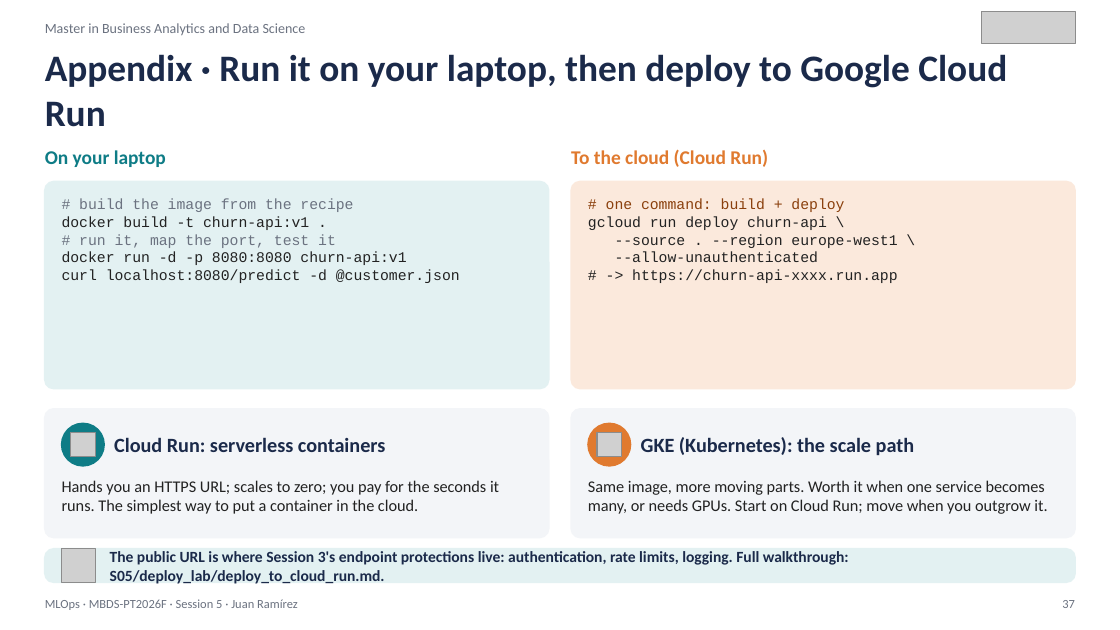
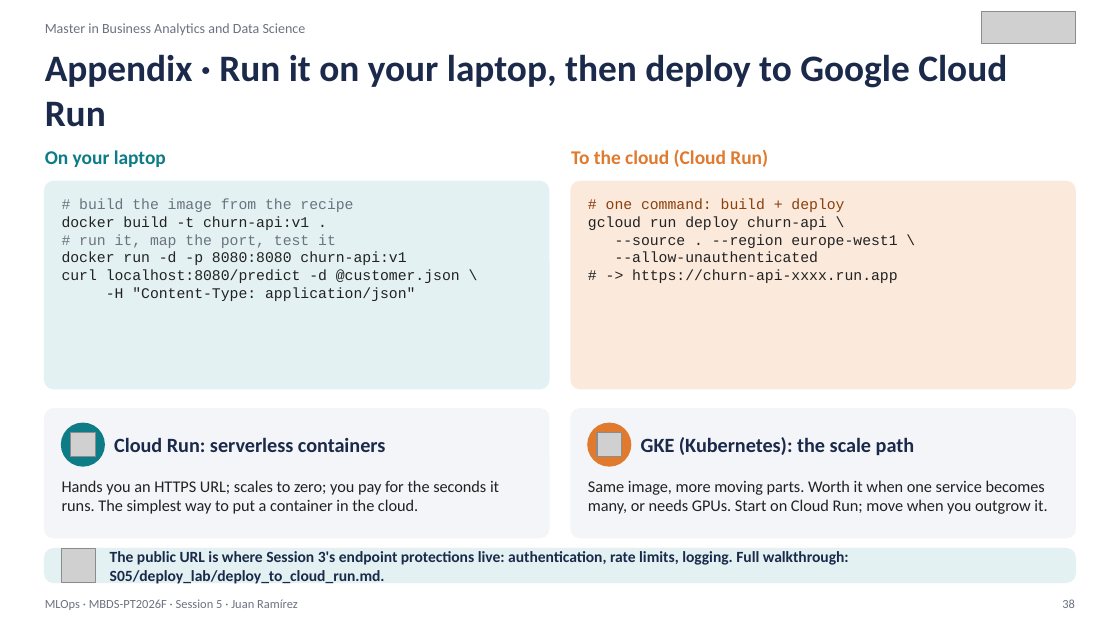
Before and after one commit to juanmaramirezgarcia/mlops-2026-27, a slide deck: slide 38 of 2026-27/S05/MLOps_S05_CICD_Deployment_Strategies.pptx (slide 37 before the commit). Drawn at 1120x630 pixels with LibreOffice and Linux fonts; fonts in the diff are those of the drawing; grey boxes stand for pictures. Boxes give left, top, right and bottom in pixels: in the first picture for what was removed or moved away, otherwise in the second. Text is boxed around its words. In the diff, an @@ line names an element or a change of style, - is before the commit and + after.

```diff
--- a/2026-27/S05/MLOps_S05_CICD_Deployment_Strategies.pptx
+++ b/2026-27/S05/MLOps_S05_CICD_Deployment_Strategies.pptx
@@ text at (62,269,460,301): text changed @@
-curl localhost:8080/predict -d @customer.json
+curl localhost:8080/predict -d @customer.json \
+-H "Content-Type: application/json"
@@ text at (1062,599,1075,608): text changed @@
-37
+38
```
Also in this commit, not shown: 26 other slides changed, 1 slide added, 32 other files.
